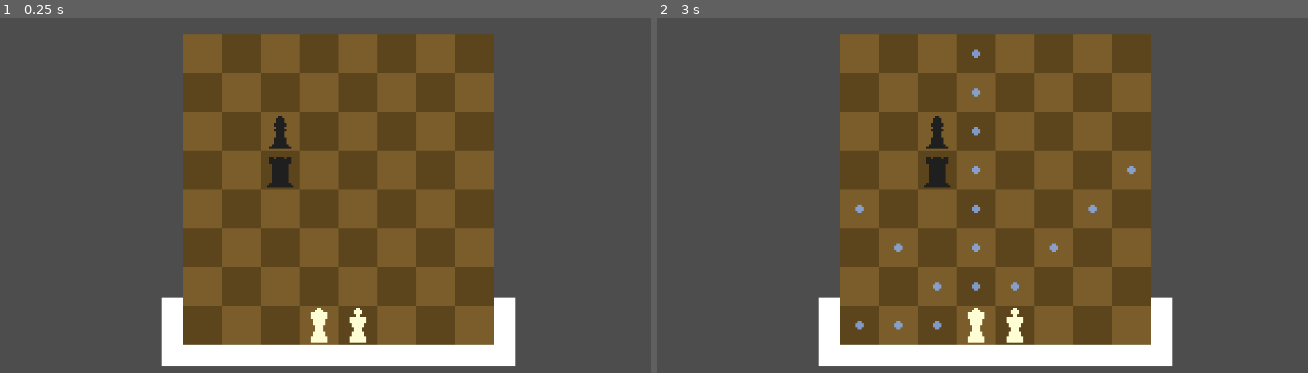
Above: before the commit, frames 1-2 (left to right).
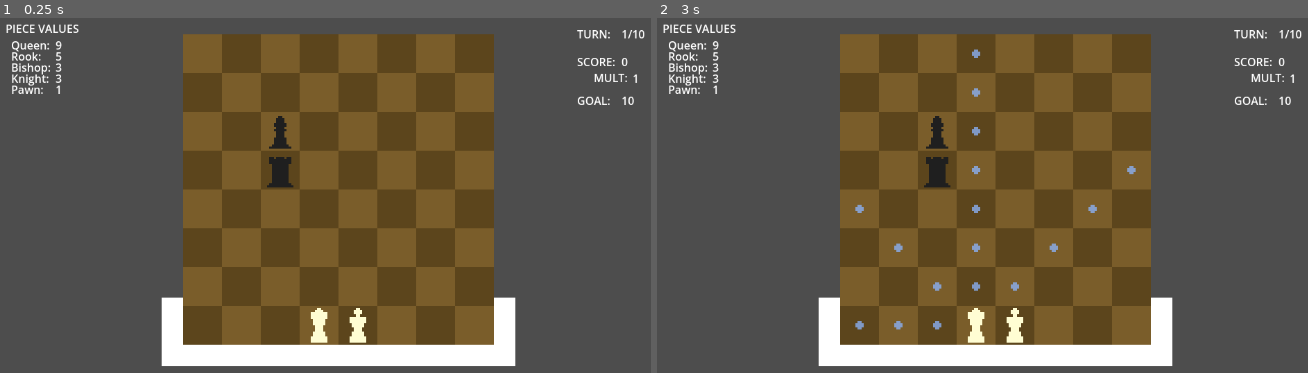
Above: after the commit, the same moments.

Repository: hi-im-vy/better-chess
Game: Godot game, scene res://Scenes/main.tscn
Two runs of this game, one before a commit and one after it. Both use one fixed random seed, a clock stepped at 60 frames per second and the inputs below.
Inputs (mouse positions are in pixels of both pictures, inside the frame that each line leads up to):
- Up to frame 1 (0.25 s): no input
- Up to frame 2 (3 s): tap Enter at 0.5, 2 s; move the mouse to (858, 326) at 0.52 s; click (858, 326) at 0.67 s; tap Space at 1.25, 2.75 s; move the mouse to (897, 326) at 1.27 s; click (897, 326) at 1.42 s; move the mouse to (936, 326) at 2.02 s; click (936, 326) at 2.17 s; move the mouse to (975, 326) at 2.77 s; click (975, 326) at 2.92 s

The runs differ from the first frame. In frame 1, 1.0% of the frame differs, in the area x 0-100%, y 1-25%; in frame 2, 1.0%.

Commit message:
no message

Diff:
--- a/better-chess/Autoloads/PlayerVariables.gd
+++ b/better-chess/Autoloads/PlayerVariables.gd
@@ -2,6 +2,9 @@
 
 #current level of the game
 var CurrentLevel
+
+#current turns allowed
+var CurrentTurnLimit
 
 #how much gold the player has on them currently
 var CurrentGold
@@ -67,6 +70,7 @@
 func StartPlayerAtLevel0():
 	CurrentLevel = 0
 	CurrentGold = 0
+	CurrentTurnLimit = 10
 
 	#build starting army
 	CurrentArmy = {}
--- a/better-chess/Scenes/Chess.gd
+++ b/better-chess/Scenes/Chess.gd
@@ -34,6 +34,18 @@
 @onready var myTurn = $Turn
 @onready var WhitePromotionButtons = $"../CanvasLayer/White Pieces"
 @onready var BlackPromotionButtons = $"../CanvasLayer/Black Pieces"
+@onready var TurnCounter = $"../CanvasLayer/TurnTitle/TurnCounter"
+@onready var ScoreCounter = $"../CanvasLayer/ScoreTitle/ScoreCounter"
+@onready var GoalCounter = $"../CanvasLayer/GoalTitle/GoalCounter"
+@onready var QueenValueCounter = $"../CanvasLayer/PieceValueTitle/QueenValueTitle/QueenValueCounter"
+@onready var RookValueCounter = $"../CanvasLayer/PieceValueTitle/RookValueTitle/RookValueCounter"
+@onready var BishopValueCounter = $"../CanvasLayer/PieceValueTitle/BishopValueTitle/BishopValueCounter"
+@onready var KnightValueCounter = $"../CanvasLayer/PieceValueTitle/KnightValueTitle/KnightValueCounter"
+@onready var PawnValueCounter = $"../CanvasLayer/PieceValueTitle/PawnValueTitle/PawnValueCounter"
+@onready var MultCounter = $"../CanvasLayer/MultTitle/MultCounter"
+@onready var Message0 = $"../CanvasLayer/MessageCenter/Message0"
+@onready var Message1 = $"../CanvasLayer/MessageCenter/Message1"
+@onready var Message2 = $"../CanvasLayer/MessageCenter/Message2"
 
 #class references
 const Piece = preload("res://Classes/Piece.gd")
@@ -54,8 +66,11 @@
 var myRightBlackRookMoved = false;
 var myLastMove;
 var myTurnCount;
+var myTurnLimitCount;
 var myCurScore;
 var myCurGoal;
+var myCurMult;
+var myMessages;
 
 #global constants
 const stateSelect = "Select"
@@ -71,11 +86,15 @@
 	myIsWhiteTurn = true;
 	myLastMove = LastMove.new()
 
-	myTurnCount = 1;
-	myCurScore = 0;
-	myCurGoal = PlayerVariables.GetCurrentGoalValueBasedOnPlayerLevel()
+	SetScoreAndGoal(0, PlayerVariables.GetCurrentGoalValueBasedOnPlayerLevel());
+	SetTurnAndTurnLimitCount(1, PlayerVariables.CurrentTurnLimit);
+	SetPieceValueCounters();
+
+	ResetMult();
 
 	SetBoardStateToSelect();
+
+	ClearMessageBoard();
 
 	SetNewBoard();
 	#SetClassicBoard();
@@ -142,8 +161,10 @@
 		var pieceMoved = MoveSelectedPiece(localMouseVector)
 		if (pieceMoved):
 			RunEnemyTurn()
-			myTurnCount = myTurnCount + 1
-			print("current turn is " + str(myTurnCount))
+			IncrementTurnCount()
+			if (myTurnCount > myTurnLimitCount):
+				GameOverByTurnLimit()
+			#print("current turn is " + str(myTurnCount))
 
 func _on_promotion_button_pressed(button):
 	var buttonName = button.name
@@ -205,6 +226,65 @@
 	else:
 		myTurn.texture = _blackTurn
 
+
+func SetPieceValueCounters():
+	#queen
+	QueenValueCounter.text = str(PlayerVariables.GetCurrentQueenValue())
+	#rook
+	RookValueCounter.text = str(PlayerVariables.GetCurrentRookValue())
+	#bishop
+	BishopValueCounter.text = str(PlayerVariables.GetCurrentBishopValue())
+	#knight
+	KnightValueCounter.text = str(PlayerVariables.GetCurrentKnightValue())
+	#pawn
+	PawnValueCounter.text = str(PlayerVariables.GetCurrentPawnValue())
+
+func ClearMessageBoard():
+	myMessages = []
+	Message0.text = "";
+	Message1.text = "";
+	Message2.text = "";
+
+func PushMessage(thisString):
+	myMessages.push_front(thisString)
+
+	Message0.text = myMessages[0]
+
+	if (myMessages.size() > 1):
+		Message1.text = myMessages[1]
+
+	if (myMessages.size() > 2):
+		Message2.text = myMessages[2]
+
+
+
+func ResetMult():
+	myCurMult = 1;
+	MultCounter.text = str(myCurMult);
+
+func IncrementMult(thisIncrement):
+	myCurMult = myCurMult + thisIncrement;
+	MultCounter.text = str(myCurMult);
+
+
+func SetTurnAndTurnLimitCount(thisTurnCount, thisTurnLimitCount):
+	myTurnCount = thisTurnCount
+	myTurnLimitCount = thisTurnLimitCount
+	TurnCounter.text = str(myTurnCount) + "/" + str(myTurnLimitCount)
+
+func IncrementTurnCount():
+	myTurnCount = myTurnCount + 1
+	TurnCounter.text = str(myTurnCount) + "/" + str(myTurnLimitCount)
+
+func SetScoreAndGoal(thisScore, thisGoal):
+	myCurScore = thisScore;
+	myCurGoal = thisGoal;
+	ScoreCounter.text = str(myCurScore);
+	GoalCounter.text = str(myCurGoal);
+
+func IncrementScore(thisIncrement):
+	myCurScore = myCurScore + thisIncrement;
+	ScoreCounter.text = str(myCurScore);
 
 func RunEnemyTurn() -> void:
 	#first see if able to attack
@@ -359,8 +439,14 @@
 			#capturing a piece
 			CapturePiece(myBoard[mySelectedPieceVector], myBoard[moveVector], moveVector)
 			myLastMove.SetLastMove(myBoard[mySelectedPieceVector], mySelectedPieceVector, moveVector, myBoard[moveVector])
+			#increment mult for white captures
+			if (myIsWhiteTurn):
+				IncrementMult(1)
 		else:
 			myLastMove.SetLastMove(myBoard[mySelectedPieceVector], mySelectedPieceVector, moveVector)
+			#reset mult if white moves without capturing
+			if (myIsWhiteTurn):
+				ResetMult()
 		myBoard[moveVector] = myBoard[mySelectedPieceVector]
 		myBoard.erase(mySelectedPieceVector)
 
@@ -398,15 +484,29 @@
 
 
 func CapturePiece(capturingPiece : Piece, capturedPiece : Piece, captureVector : Vector2) -> void:
-	print("Capturing " + capturedPiece.GetColorType() + " with " + capturingPiece.GetColorType() + " at " + str(captureVector))
+	#print("Capturing " + capturedPiece.GetColorType() + " with " + capturingPiece.GetColorType() + " at " + str(captureVector))
+	var messageString = capturingPiece.GetColorType() + " takes " + capturedPiece.GetColorType() + "!"
+	PushMessage(messageString)
+
 	if (capturingPiece.IsWhite()):
-		myCurScore = myCurScore + PlayerVariables.GetCurrentPieceValue(capturedPiece)
-		print("current score is: " + str(myCurScore))
+		var scoreIncrement = PlayerVariables.GetCurrentPieceValue(capturedPiece) * myCurMult;
+		IncrementScore(scoreIncrement)
+		#print("current score is: " + str(myCurScore))
 		if (myCurScore >= myCurGoal):
 			EndRound()
 
 func EndRound():
-	print("YOU WIN! End at turn " + str(myTurnCount))
+	#print("YOU WIN! End at turn " + str(myTurnCount))
+	PushMessage("YOU WIN! On Turn " + str(myTurnCount))
+
+func GameOverByCheckmate():
+	PushMessage("YOU LOSE by Checkmate")
+
+func GameOverByStalemate():
+	PushMessage("YOU LOSE by Stalemate")
+
+func GameOverByTurnLimit():
+	PushMessage("YOU LOSE by Turn Limit")
 
 
 #changes a board vector (like (0,1)) into a global position based on cell width
@@ -530,13 +630,16 @@
 	if (possibleMoves == []):
 		#print("No moves left!")
 		if (IsInCheck(varBoard, isWhite)):
-			print("Checkmate!")
+			#print("Checkmate!")
 			if (isWhite):
-				print("Black wins!")
-			else:
-				print("White wins!")
+				#print("Black wins!")
+				GameOverByCheckmate()
+			else:
+				#print("White wins!")
+				EndRound()
 		else:
-			print("Stalemate!")
+			#print("Stalemate!")
+			GameOverByStalemate()
 
 func IsInCheck(varBoard, isWhite) -> bool:
 	var returnBool = false;
--- a/better-chess/Scenes/main.tscn
+++ b/better-chess/Scenes/main.tscn
@@ -215,3 +215,171 @@
 theme_override_styles/hover = SubResource("StyleBoxTexture_aqgau")
 theme_override_styles/pressed = SubResource("StyleBoxTexture_8cuat")
 theme_override_styles/normal = SubResource("StyleBoxTexture_o1aky")
+
+[node name="TurnTitle" type="Label" parent="CanvasLayer"]
+offset_left = 920.0
+offset_top = 88.0
+offset_right = 968.0
+offset_bottom = 111.0
+text = "TURN:"
+
+[node name="TurnCounter" type="Label" parent="CanvasLayer/TurnTitle"]
+layout_mode = 0
+offset_left = 64.0
+offset_right = 128.0
+offset_bottom = 23.0
+text = "0"
+
+[node name="ScoreTitle" type="Label" parent="CanvasLayer"]
+offset_left = 920.0
+offset_top = 128.0
+offset_right = 971.0
+offset_bottom = 151.0
+text = "SCORE:"
+
+[node name="ScoreCounter" type="Label" parent="CanvasLayer/ScoreTitle"]
+layout_mode = 0
+offset_left = 64.0
+offset_right = 104.0
+offset_bottom = 23.0
+text = "0"
+
+[node name="GoalTitle" type="Label" parent="CanvasLayer"]
+offset_left = 920.0
+offset_top = 184.0
+offset_right = 968.0
+offset_bottom = 207.0
+text = "GOAL:"
+
+[node name="GoalCounter" type="Label" parent="CanvasLayer/GoalTitle"]
+layout_mode = 0
+offset_left = 64.0
+offset_right = 104.0
+offset_bottom = 23.0
+text = "0"
+
+[node name="PieceValueTitle" type="Label" parent="CanvasLayer"]
+offset_left = 96.0
+offset_top = 80.0
+offset_right = 202.0
+offset_bottom = 104.0
+text = "PIECE VALUES"
+
+[node name="QueenValueTitle" type="Label" parent="CanvasLayer/PieceValueTitle"]
+layout_mode = 0
+offset_left = 8.0
+offset_top = 24.0
+offset_right = 64.0
+offset_bottom = 47.0
+text = "Queen:"
+
+[node name="QueenValueCounter" type="Label" parent="CanvasLayer/PieceValueTitle/QueenValueTitle"]
+layout_mode = 0
+offset_left = 64.0
+offset_right = 134.0
+offset_bottom = 32.0
+text = "0"
+
+[node name="RookValueTitle" type="Label" parent="CanvasLayer/PieceValueTitle"]
+layout_mode = 0
+offset_left = 8.0
+offset_top = 40.0
+offset_right = 64.0
+offset_bottom = 63.0
+text = "Rook:"
+
+[node name="RookValueCounter" type="Label" parent="CanvasLayer/PieceValueTitle/RookValueTitle"]
+layout_mode = 0
+offset_left = 64.0
+offset_right = 134.0
+offset_bottom = 32.0
+text = "0"
+
+[node name="BishopValueTitle" type="Label" parent="CanvasLayer/PieceValueTitle"]
+layout_mode = 0
+offset_left = 8.0
+offset_top = 56.0
+offset_right = 64.0
+offset_bottom = 79.0
+text = "Bishop:"
+
+[node name="BishopValueCounter" type="Label" parent="CanvasLayer/PieceValueTitle/BishopValueTitle"]
+layout_mode = 0
+offset_left = 64.0
+offset_right = 134.0
+offset_bottom = 32.0
+text = "0"
+
+[node name="KnightValueTitle" type="Label" parent="CanvasLayer/PieceValueTitle"]
+layout_mode = 0
+offset_left = 8.0
+offset_top = 72.0
+offset_right = 66.0
+offset_bottom = 95.0
+text = "Knight:"
+
+[node name="KnightValueCounter" type="Label" parent="CanvasLayer/PieceValueTitle/KnightValueTitle"]
+layout_mode = 0
+offset_left = 64.0
+offset_right = 134.0
+offset_bottom = 32.0
+text = "0"
+
+[node name="PawnValueTitle" type="Label" parent="CanvasLayer/PieceValueTitle"]
+layout_mode = 0
+offset_left = 8.0
+offset_top = 88.0
+offset_right = 66.0
+offset_bottom = 111.0
+text = "Pawn:"
+
+[node name="PawnValueCounter" type="Label" parent="CanvasLayer/PieceValueTitle/PawnValueTitle"]
+layout_mode = 0
+offset_left = 64.0
+offset_right = 134.0
+offset_bottom = 32.0
+text = "0"
+
+[node name="MultTitle" type="Label" parent="CanvasLayer"]
+offset_left = 944.0
+offset_top = 151.0
+offset_right = 993.0
+offset_bottom = 174.0
+text = "MULT:"
+
+[node name="MultCounter" type="Label" parent="CanvasLayer/MultTitle"]
+layout_mode = 0
+offset_left = 56.0
+offset_top = 1.0
+offset_right = 96.0
+offset_bottom = 24.0
+text = "0"
+
+[node name="MessageCenter" type="Label" parent="CanvasLayer"]
+offset_left = 832.0
+offset_top = 256.0
+offset_right = 969.0
+offset_bottom = 279.0
+
+[node name="Message0" type="Label" parent="CanvasLayer/MessageCenter"]
+layout_mode = 0
+offset_top = 16.0
+offset_right = 224.0
+offset_bottom = 39.0
+text = "MESSAGE 0"
+
+[node name="Message1" type="Label" parent="CanvasLayer/MessageCenter"]
+layout_mode = 0
+offset_top = 32.0
+offset_right = 224.0
+offset_bottom = 55.0
+theme_override_colors/font_color = Color(1, 1, 1, 0.529412)
+text = "MESSAGE 1"
+
+[node name="Message2" type="Label" parent="CanvasLayer/MessageCenter"]
+layout_mode = 0
+offset_top = 48.0
+offset_right = 224.0
+offset_bottom = 71.0
+theme_override_colors/font_color = Color(1, 1, 1, 0.156863)
+text = "MESSAGE 2"
